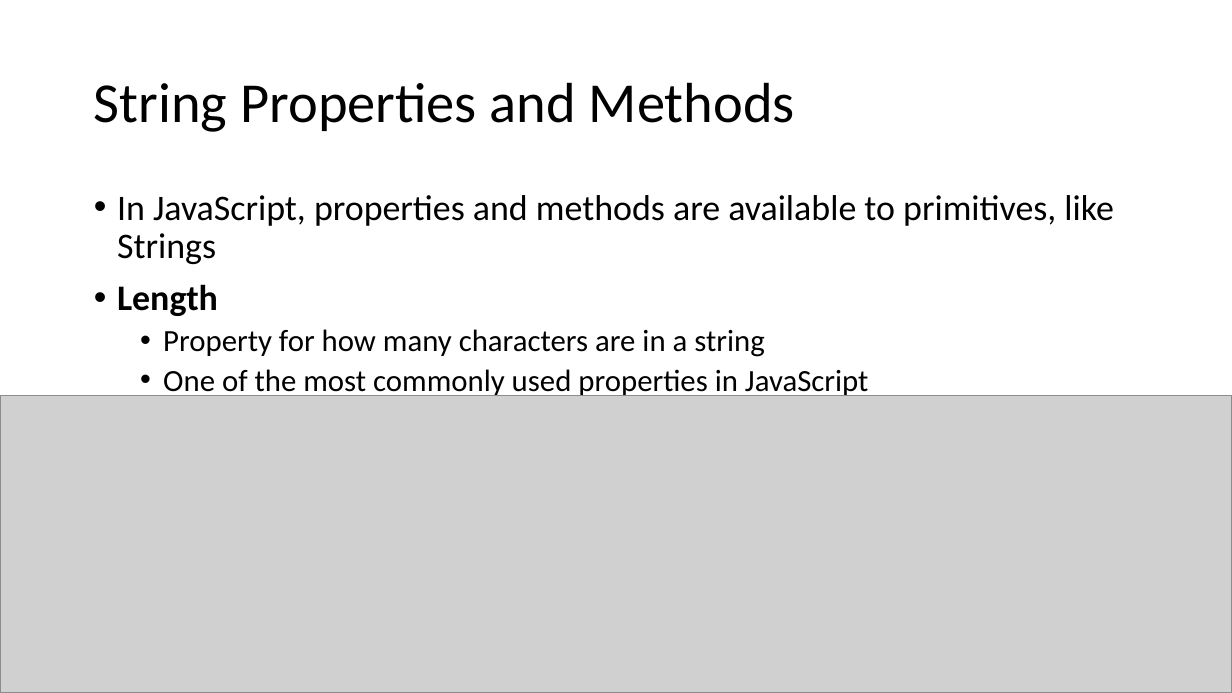
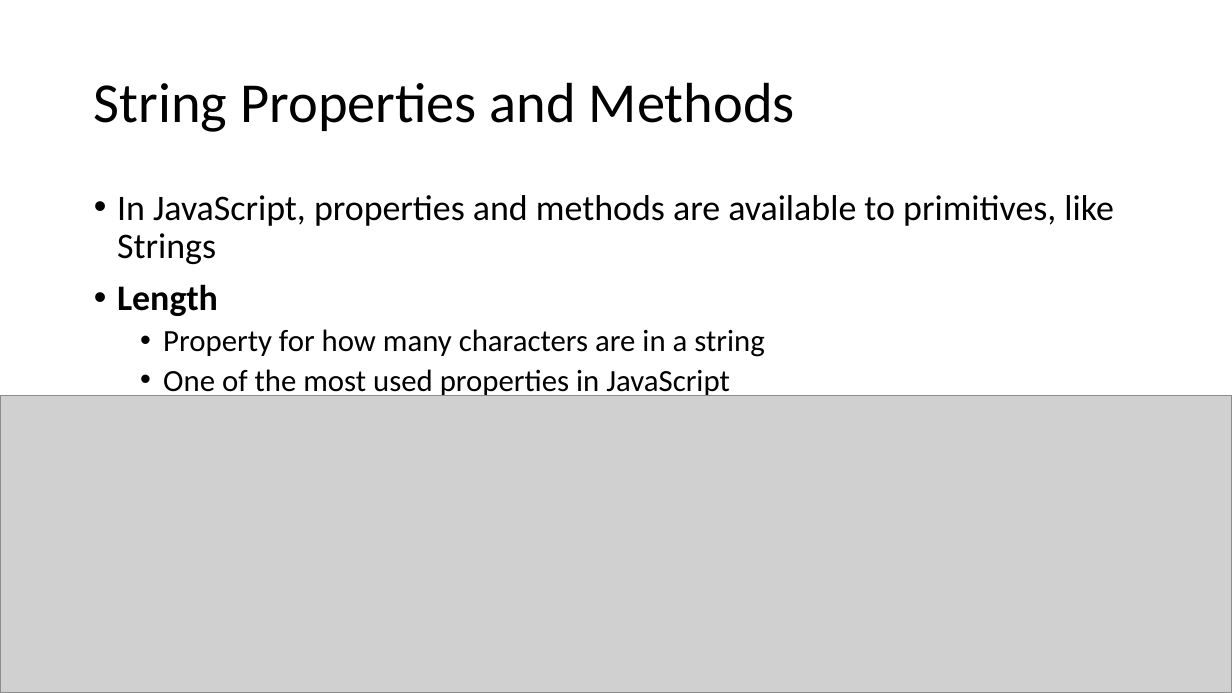
Before and after one commit to YWCANWIL-TechLab/Module4-DataTypes-Day1, a slide deck: slide 12 of slides/Strings.pptx (slide 10 before the commit). Drawn at 1232x693 pixels with LibreOffice and Linux fonts; fonts in the diff are those of the drawing; grey boxes stand for pictures. Boxes give left, top, right and bottom in pixels: in the first picture for what was removed or moved away, otherwise in the second. Text is boxed around its words. In the diff, an @@ line names an element or a change of style, - is before the commit and + after.

Commit message:
Updated Strings PowerPoint

```diff
--- a/slides/Strings.pptx
+++ b/slides/Strings.pptx
@@ text at [163, 369, 730, 399]: text changed @@
-  • One of the most commonly used properties in JavaScript
+  • One of the most used properties in JavaScript
```
Also in this commit, not shown: 2 slides added, 2 other files.
